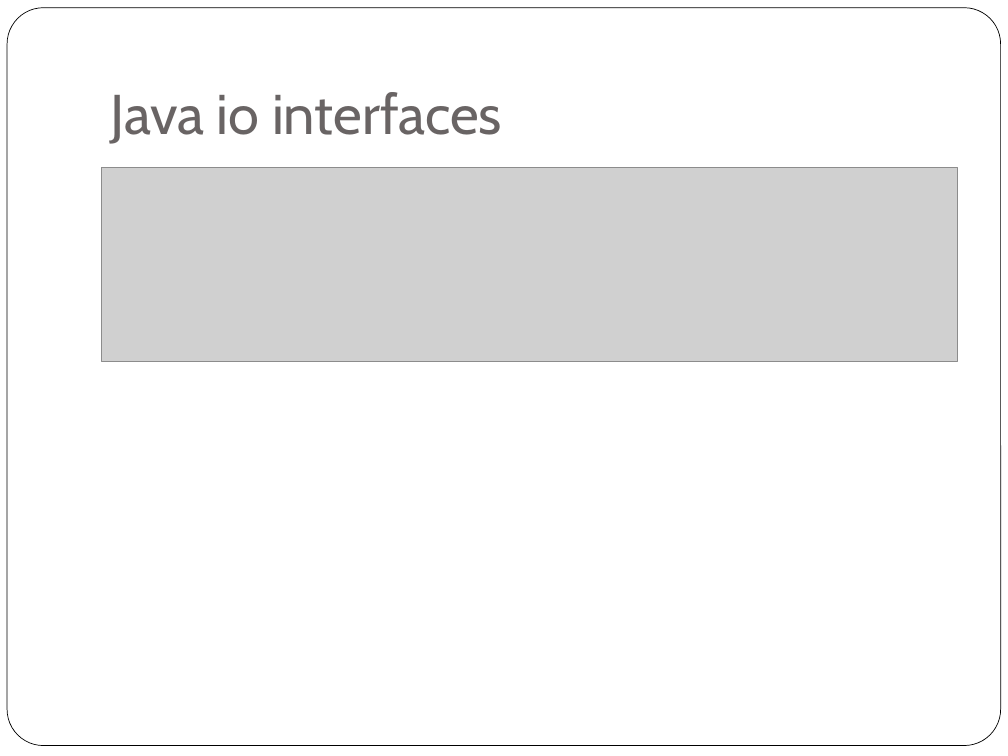
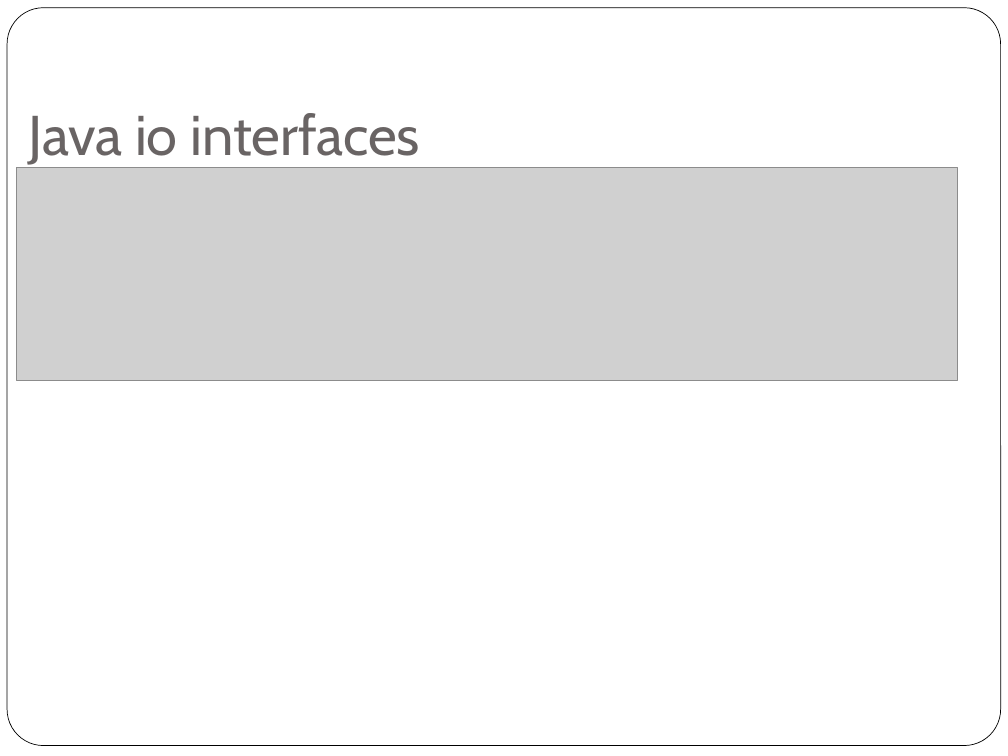
Before and after one commit to PrashanthSingaravelan/Java-Programming, a slide deck: slide 4 of Reference materials/Advanced JAVA/1 Java IO streams.pptx. Drawn at 1008x756 pixels with LibreOffice and Linux fonts; fonts in the diff are those of the drawing; grey boxes stand for pictures. Boxes give left, top, right and bottom in pixels: in the first picture for what was removed or moved away, otherwise in the second. Text is boxed around its words. In the diff, an @@ line names an element or a change of style, - is before the commit and + after.

```diff
--- a/Reference materials/Advanced JAVA/1 Java IO streams.pptx
+++ b/Reference materials/Advanced JAVA/1 Java IO streams.pptx
@@ title "Java io interfaces": place and size @@
-title "Java io interfaces" at box(111, 92, 502, 144)
+title "Java io interfaces" at box(29, 113, 420, 165)
@@ picture: place and size @@
-picture at box(101, 168, 958, 362)
+picture at box(17, 168, 958, 381)
```
Also in this commit, not shown: 2 other slides changed, 41 other files.
